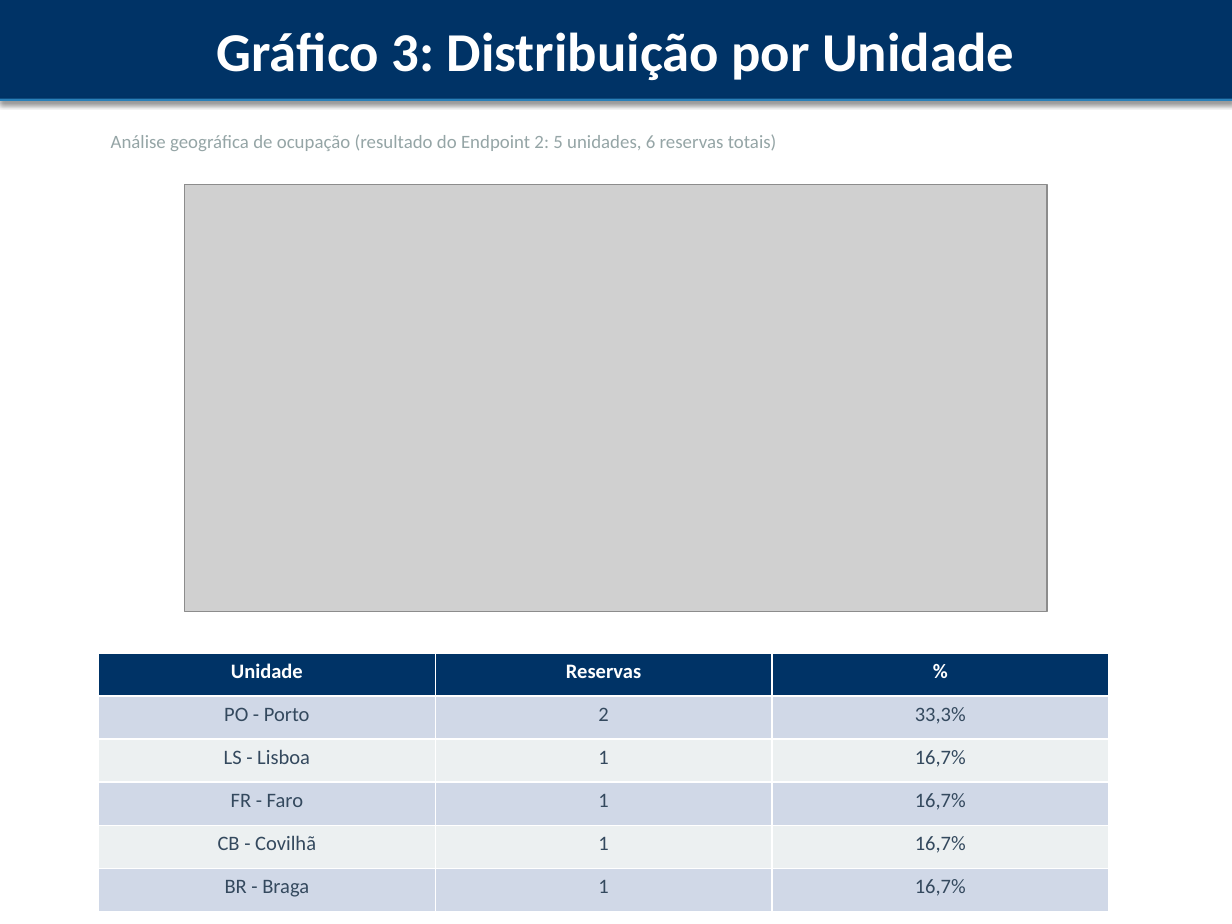
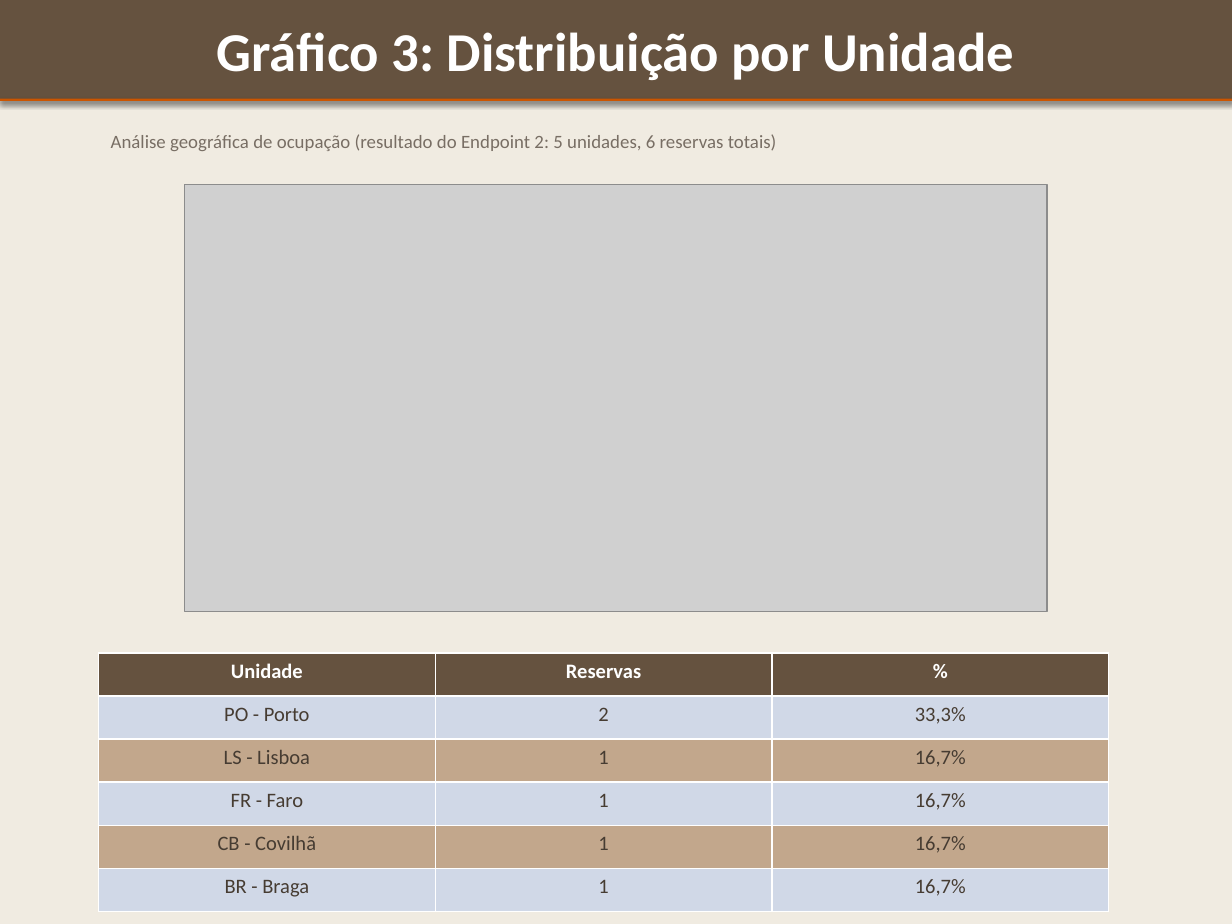
Before and after one commit to InnaVibes/Ctesp, a slide deck: slide 18 of peid/TRABALHO_PRATICO/apresentacao_reservas.pptx. Drawn at 1232x924 pixels with LibreOffice and Linux fonts; fonts in the diff are those of the drawing; grey boxes stand for pictures. Boxes give left, top, right and bottom in pixels: in the first picture for what was removed or moved away, otherwise in the second. Text is boxed around its words. In the diff, an @@ line names an element or a change of style, - is before the commit and + after.

```diff
--- a/peid/TRABALHO_PRATICO/apresentacao_reservas.pptx
+++ b/peid/TRABALHO_PRATICO/apresentacao_reservas.pptx
@@ background #FFFFFF to #F0EBE1 @@
@@ rectangle "Gráfico 3: Distribuição por Unidade" at [0,0,1232,99]: fill #003366 to #65523F; outline #003366 0.75 pt to #65523F 0.75 pt @@
@@ rectangle at [0,99,1232,101]: fill #2980B9 to #CC5500 @@
@@ text "Análise geográfica de ocupação (resultado ..." at [111,134,777,151]: text colour #95A5A6 to #786E64 @@
@@ table at [99,653,1108,912] @@
@@ fill #003366 to #65523F in row 1 @@
@@ fill #ECF0F1 to #C2A78C in 6 cells @@
@@ text colour #34495E to #463C32 in "PO - Porto", "2", "33,3%", "LS - Lisboa" and 11 more places @@
```
Also in this commit, not shown: 21 other slides changed, 2 other files.
